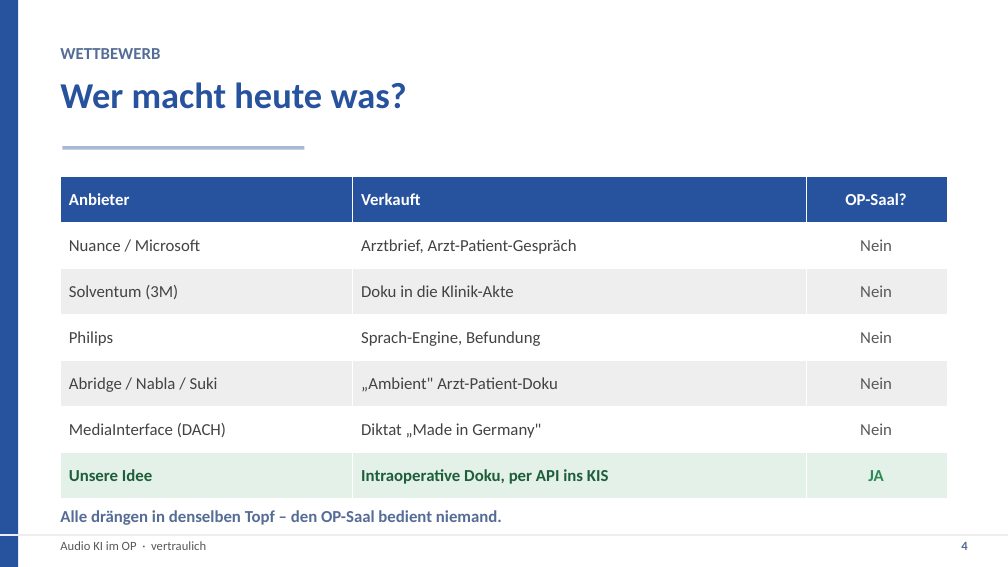
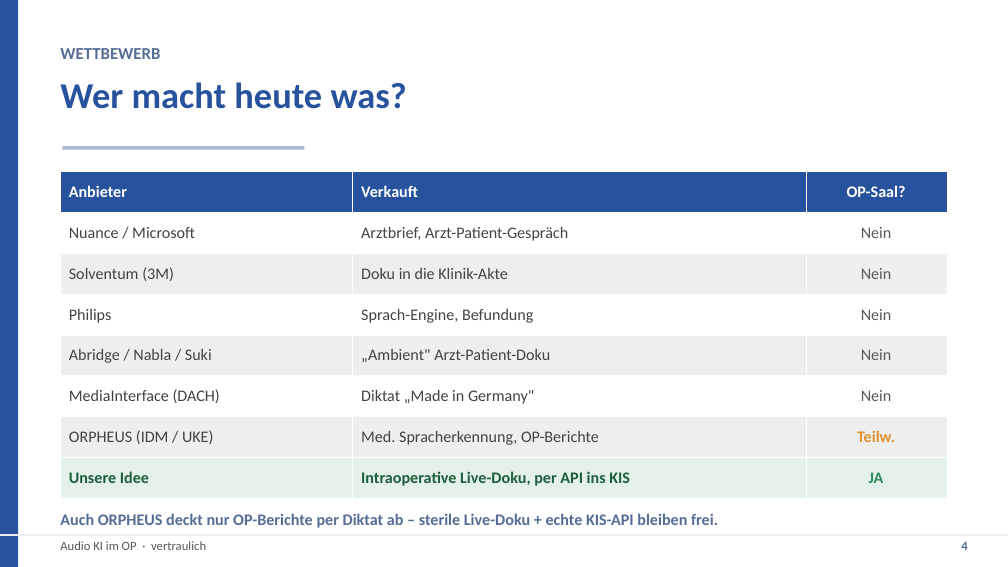
Before and after one commit to Sebastianue/hallo-github, a slide deck: slide 4 of Audio-KI-OP-Praesentation.pptx. Drawn at 1008x567 pixels with LibreOffice and Linux fonts; fonts in the diff are those of the drawing; background and template pictures are left out. Boxes give left, top, right and bottom in pixels: in the first picture for what was removed or moved away, otherwise in the second. Text is boxed around its words. In the diff, an @@ line names an element or a change of style, - is before the commit and + after.

```diff
--- a/Audio-KI-OP-Praesentation.pptx
+++ b/Audio-KI-OP-Praesentation.pptx
@@ table at <box>60,171,948,499</box> @@
-row 7: Unsere Idee | Intraoperative Doku, per API ins KIS | JA
+row 7: ORPHEUS (IDM / UKE) | Med. Spracherkennung, OP-Berichte | Teilw.
+row 8: Unsere Idee | Intraoperative Live-Doku, per API ins KIS | JA
@@ table: place and size @@
-table at <box>60,176,948,499</box>
+table at <box>60,171,948,499</box>
@@ text at <box>60,513,718,528</box>: text changed; size 12 to 11.5 pt @@
-Alle drängen in denselben Topf – den OP-Saal bedient niemand.
+Auch ORPHEUS deckt nur OP-Berichte per Diktat ab – sterile Live-Doku + echte KIS-API bleiben frei.
```
Also in this commit, not shown: 1 other file.
